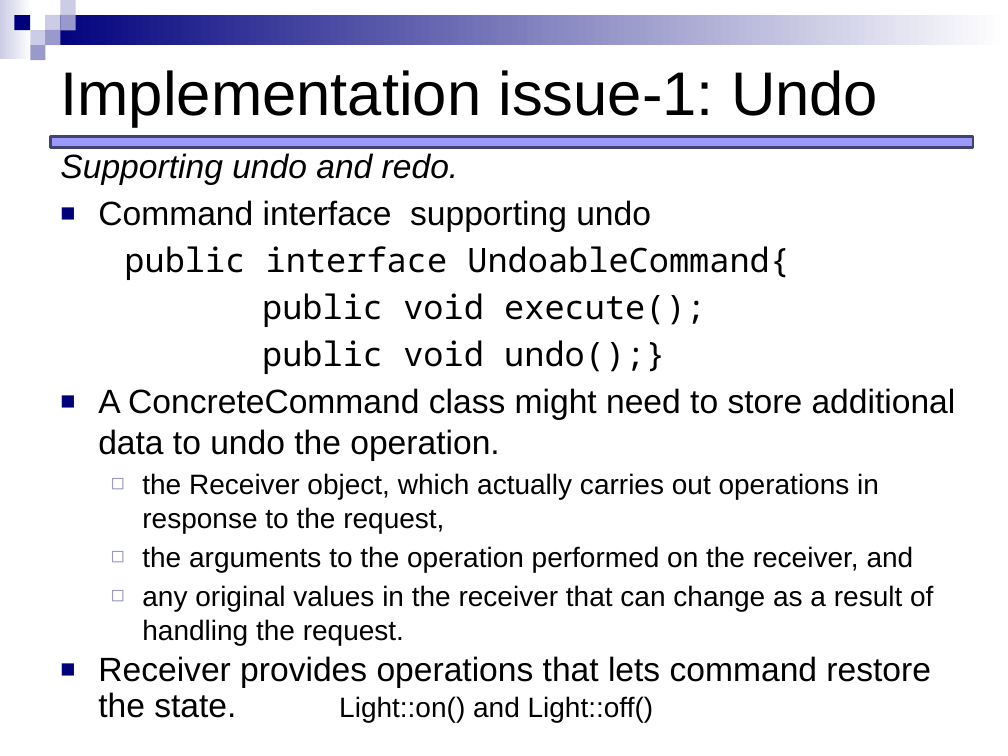
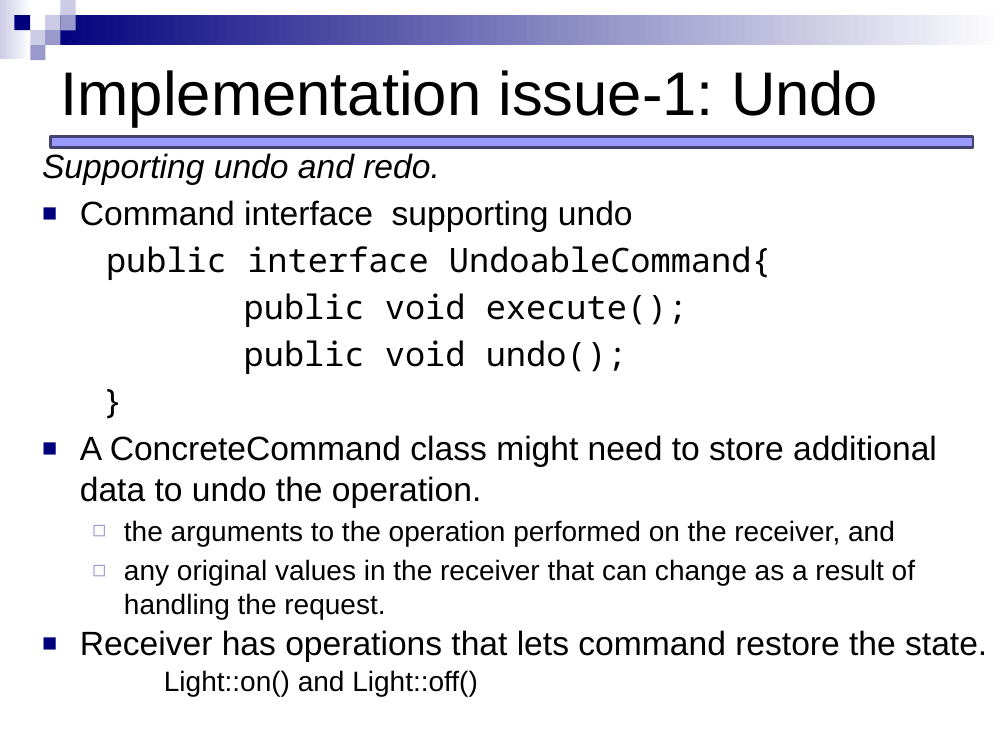
Before and after one commit to JCEleanor/CSCI-598-notes, a slide deck: slide 26 of lecture-slides/Behavioral_command_memento.pptx. Drawn at 1008x756 pixels with LibreOffice and Linux fonts; fonts in the diff are those of the drawing. Boxes give left, top, right and bottom in pixels: in the first picture for what was removed or moved away, otherwise in the second. Text is boxed around its words. In the diff, an @@ line names an element or a change of style, - is before the commit and + after.

```diff
--- a/lecture-slides/Behavioral_command_memento.pptx
+++ b/lecture-slides/Behavioral_command_memento.pptx
@@ text "Supporting undo and redo.": place and size @@
-text "Supporting undo and redo." at [60,153,956,722]
+text "Supporting undo and redo." at [42,153,987,662]
@@ text at [244,340,627,374]: text changed @@
-public void undo();}
+public void undo();
+}
@@ text at [142,473,879,533]: paragraph removed @@
-  ◻ the Receiver object, which actually carries out operations in response to the request,
@@ text at [80,630,987,662]: text changed @@
-■ Receiver provides operations that lets command restore the state. Light::on() and Light::off()
+■ Receiver has operations that lets command restore the state. Light::on() and Light::off()
```
Also in this commit, not shown: 25 other slides changed, 1 slide added, 4 other files.
